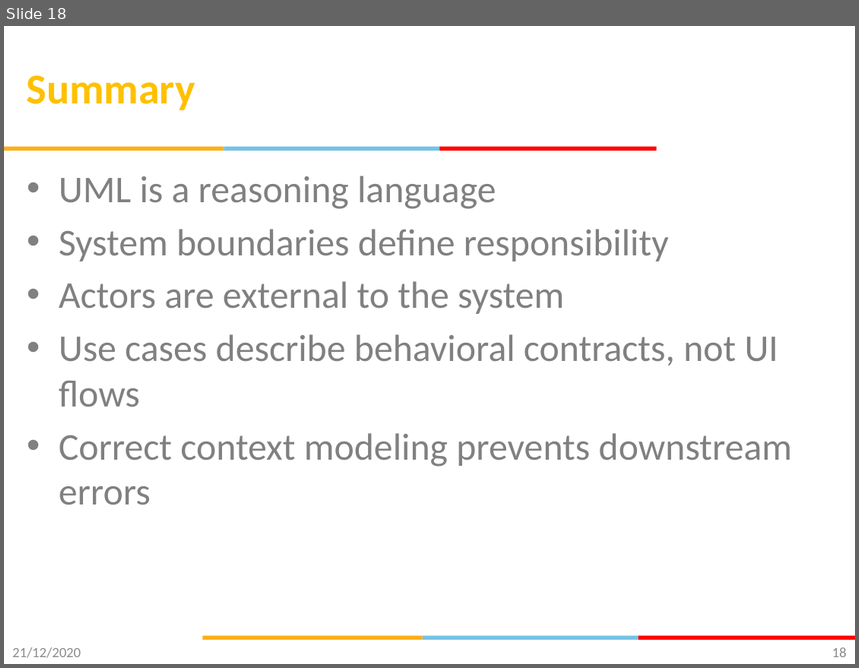
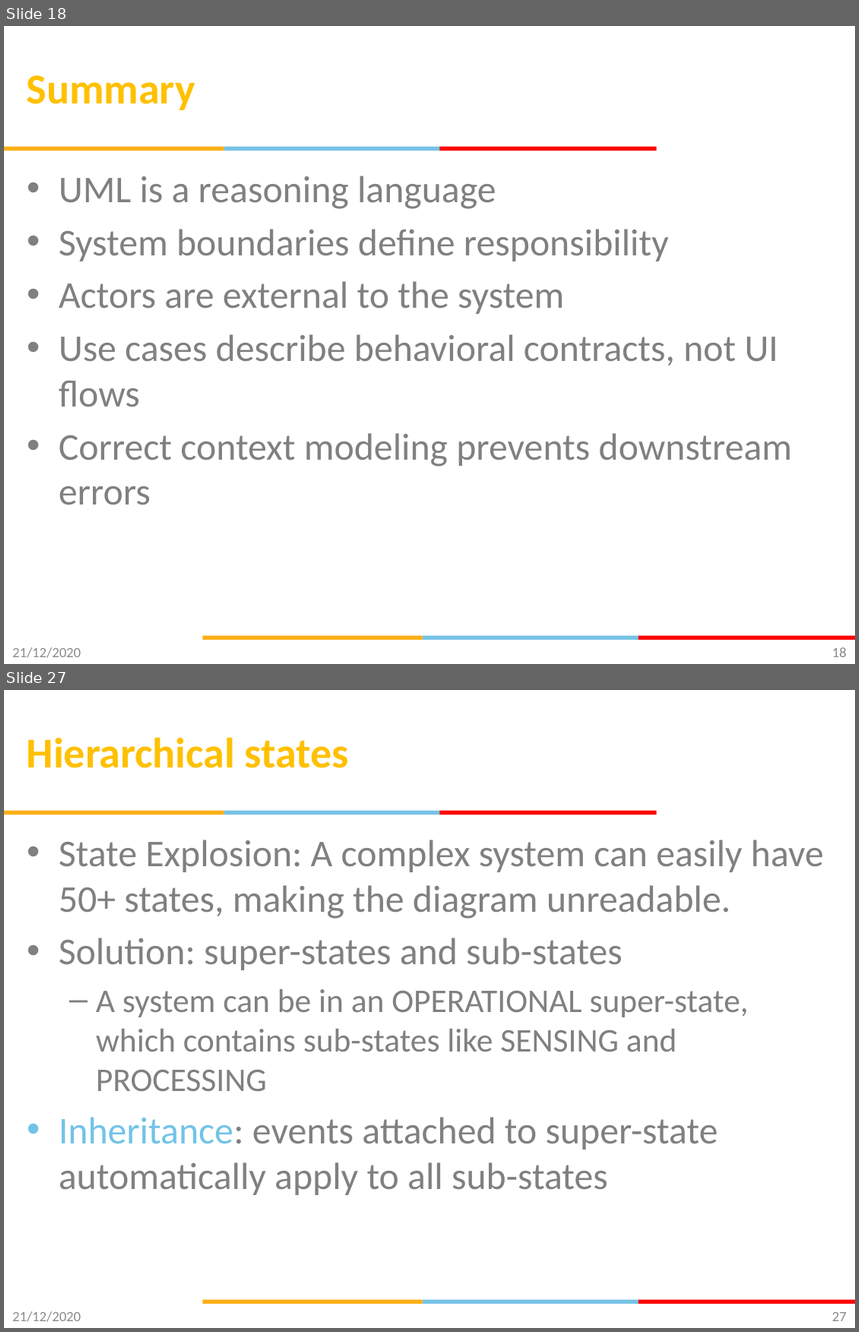
Before and after one commit to gsaurabhr-teaching/csg523-material, a slide deck: Lec-9-12-modeling-uml.pptx. Shown one above the other, each under a label of ours: slide 18 before the commit, slides 18 and 27 after it; the slides between them are not shown. The pictures are 859x668 and 859x1332 pixels, drawn with LibreOffice and Linux fonts; fonts in the diff are those of the drawing; background and template pictures are left out. Boxes give left, top, right and bottom in pixels: in the first picture for what was removed or moved away, otherwise in the second. Text is boxed around its words. In the diff, an @@ line names an element or a change of style, - is before the commit and + after.

Commit message:
UML state charts

```diff
--- a/Lec-9-12-modeling-uml.pptx
+++ b/Lec-9-12-modeling-uml.pptx
@@ slide 27 added at (4,690,855,1328), background #FFFFFF; not listed: 6 template elements that a slide beside it also shows @@
@@ title added at (27,737,349,768), 36 pt, text #FFC000, bold @@
+Hierarchical states
@@ text added at (59,840,824,1195), 32 pt, text #808080 @@
+• State Explosion: A complex system can easily have 50+ states, making the diagram unreadable.
+• Solution: super-states and sub-states
+  – A system can be in an OPERATIONAL super-state, which contains sub-states like SENSING and PROCESSING
+• Inheritance: events attached to super-state automatically apply to all sub-states
@@ text added at (12,1312,81,1322), 12 pt, text #8C8C8C @@
+21/12/2020
@@ page number added at (832,1312,847,1322), 12 pt, text #898989 @@
+27
```
Also in this commit, not shown: 1 slide changed, 14 other slides added.
